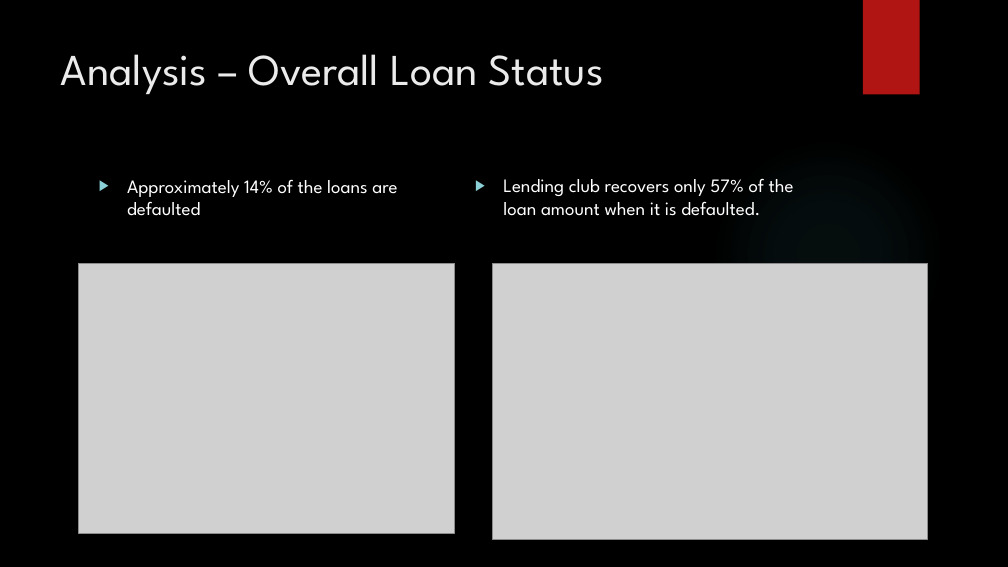
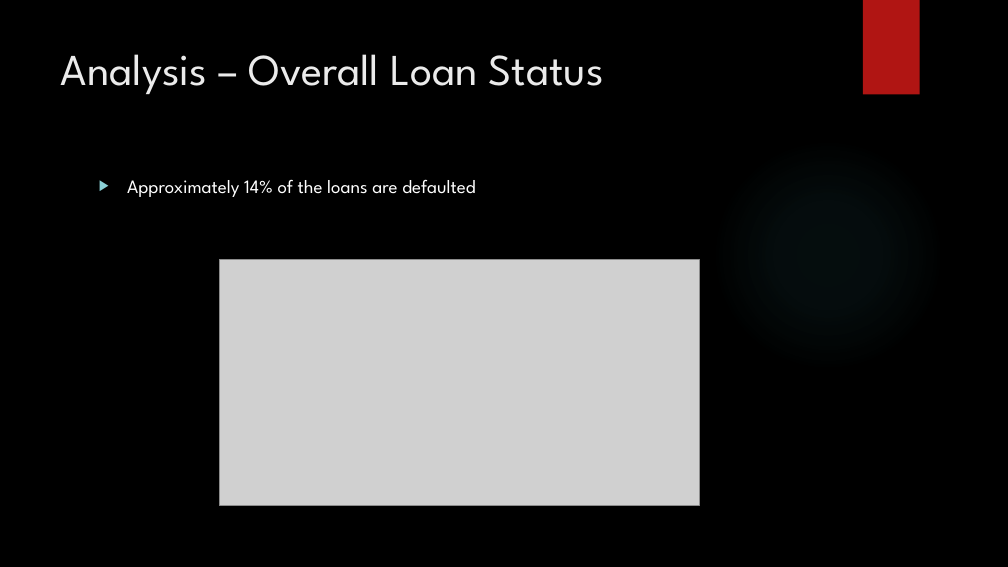
Before and after one commit to subhabrata-ghosh-1988/lending_club_case_study, a slide deck: slide 6 of Subhabrata_Ghosh_Lending_Club_Case_Study.pptx. Drawn at 1008x567 pixels with LibreOffice and Linux fonts; fonts in the diff are those of the drawing; grey boxes stand for pictures; background and template pictures are left out. Boxes give left, top, right and bottom in pixels: in the first picture for what was removed or moved away, otherwise in the second. Text is boxed around its words. In the diff, an @@ line names an element or a change of style, - is before the commit and + after.

```diff
--- a/Subhabrata_Ghosh_Lending_Club_Case_Study.pptx
+++ b/Subhabrata_Ghosh_Lending_Club_Case_Study.pptx
@@ text "Approximately 14% of the loans ..." rewrapped from (127,179,397,216) to (127,179,475,197) @@
@@ text removed at (503,178,794,216) @@
-▶ Lending club recovers only 57% of the loan amount when it is defaulted.
@@ picture removed at (79,263,455,533) @@
@@ picture added at (219,260,699,506) @@
@@ picture removed at (493,263,928,540) @@
```
Also in this commit, not shown: 6 other slides changed, 1 slide added, 1 slide removed, 3 other files.
